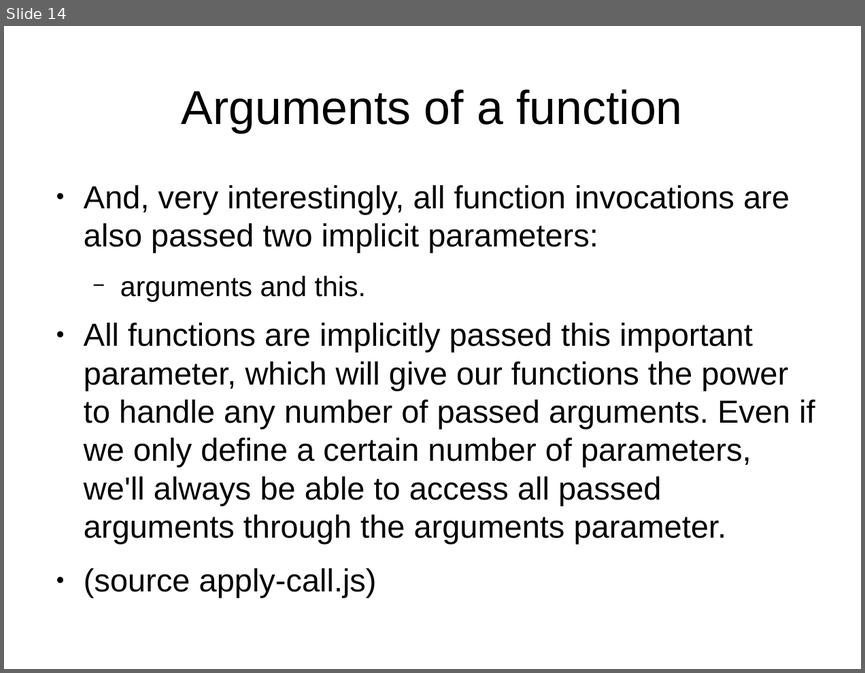
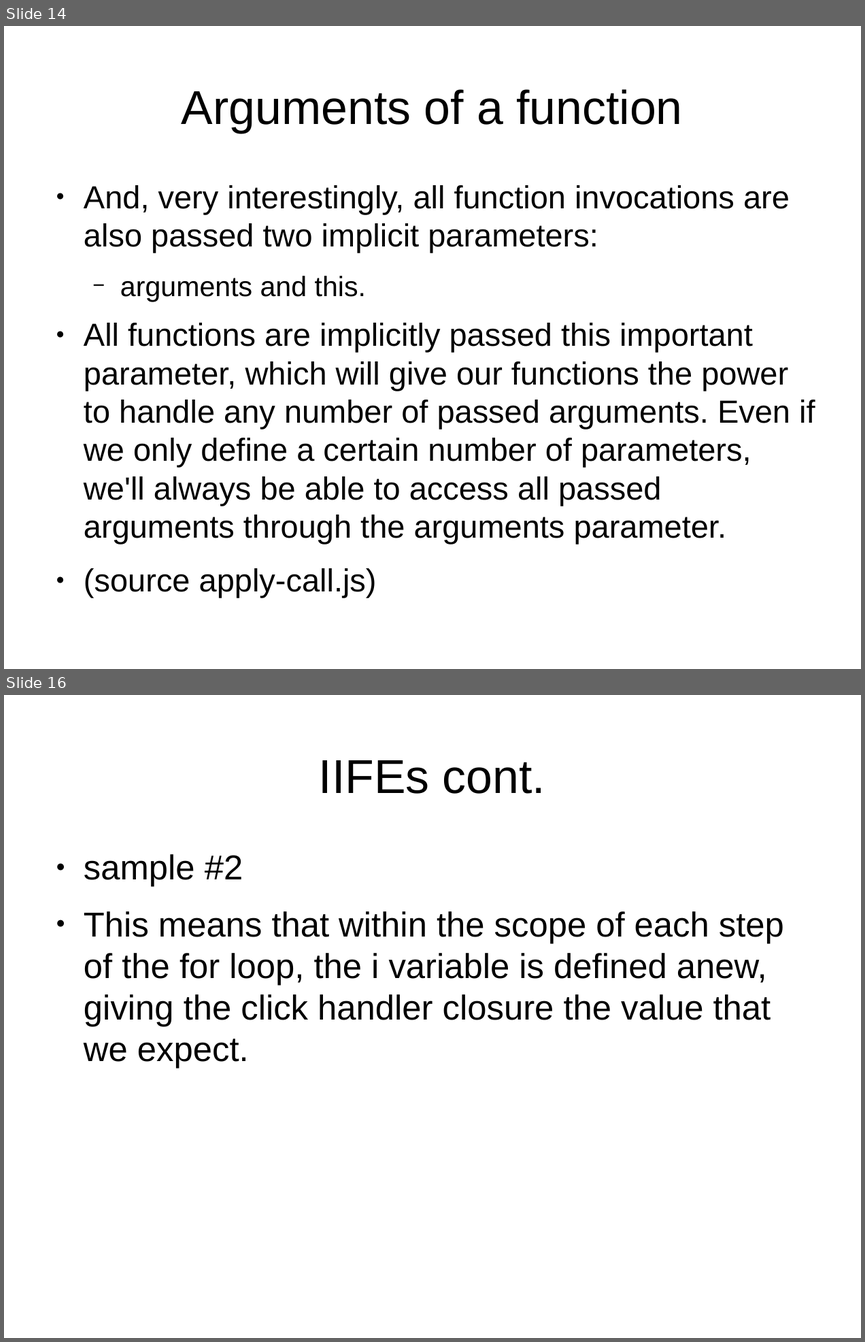
Before and after one commit to tomafc330/presentations, a slide deck: advanced-javascript/presentation.odp. Shown one above the other, each under a label of ours: slide 14 before the commit, slides 14 and 16 after it; the slides between them are not shown. The pictures are 865x673 and 865x1342 pixels, drawn with LibreOffice and Linux fonts; fonts in the diff are those of the drawing. Boxes give left, top, right and bottom in pixels: in the first picture for what was removed or moved away, otherwise in the second. Text is boxed around its words. In the diff, an @@ line names an element or a change of style, - is before the commit and + after.

```diff
--- a/advanced-javascript/presentation.odp
+++ b/advanced-javascript/presentation.odp
@@ slide 16 added at (4,695,861,1338), background #FFFFFF @@
@@ title added at (319,760,545,794), 44 pt, text #000000 @@
+IIFEs cont.
@@ text added at (84,854,784,1068), 32 pt, text #000000 @@
+● sample #2
+● This means that within the scope of each step of the for loop, the i variable is defined anew, giving the click handler closure the value that we expect.
```
Also in this commit, not shown: 3 other slides added, 1 slide removed, 10 other files.
